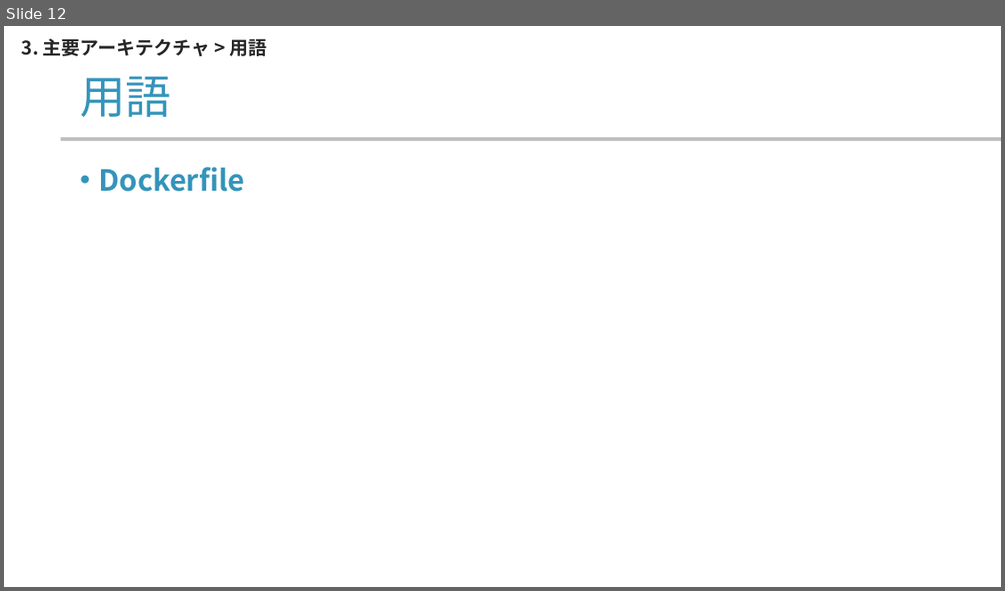
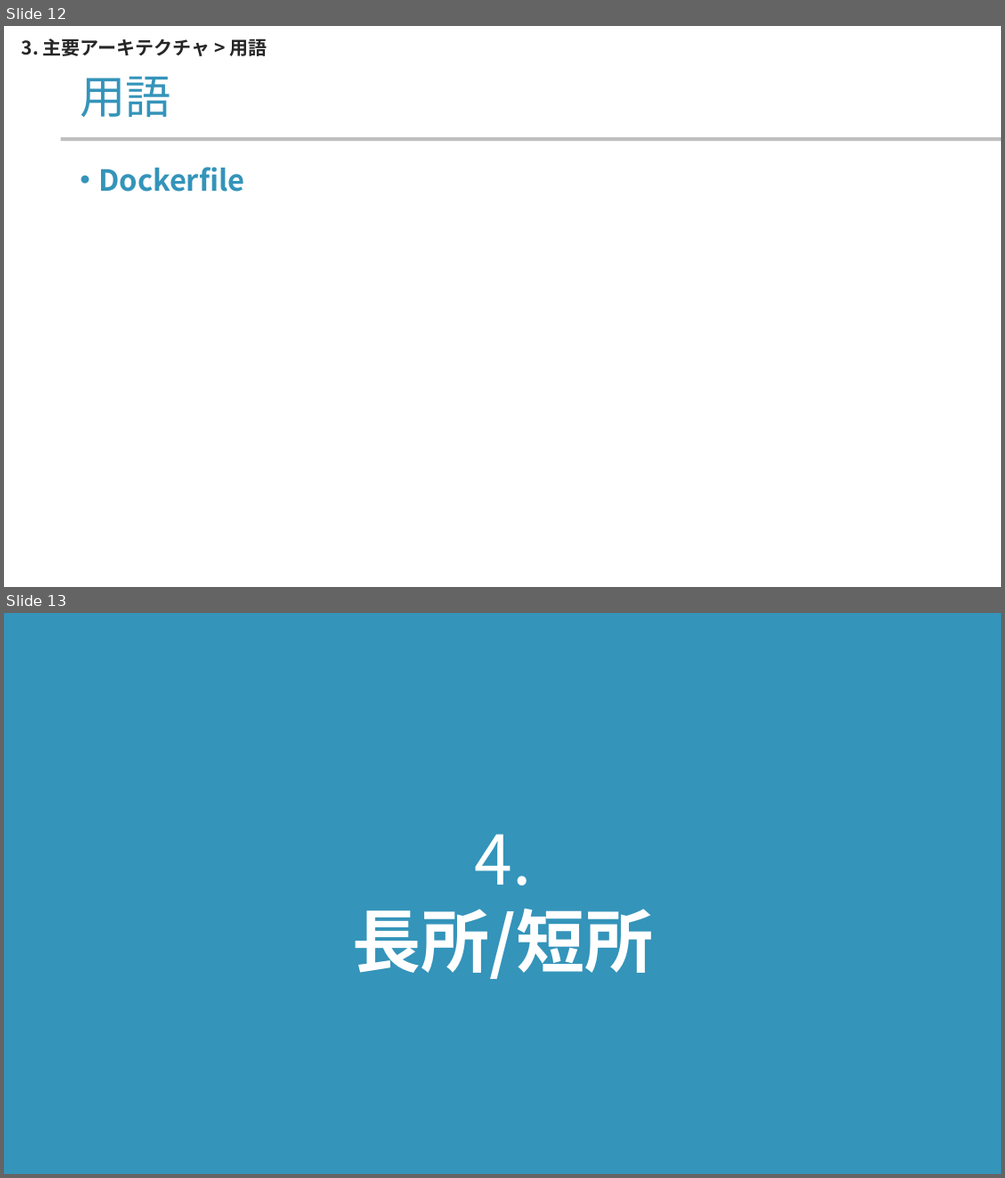
Before and after one commit to yamada-ai/java-prac, a slide deck: docker-container.pptx. Shown one above the other, each under a label of ours: slide 12 before the commit, slides 12 and 13 after it. The pictures are 1005x591 and 1005x1178 pixels, drawn with LibreOffice and Linux fonts; fonts in the diff are those of the drawing; background and template pictures are left out. Boxes give left, top, right and bottom in pixels: in the first picture for what was removed or moved away, otherwise in the second. Text is boxed around its words. In the diff, an @@ line names an element or a change of style, - is before the commit and + after.

```diff
--- a/docker-container.pptx
+++ b/docker-container.pptx
@@ slide 13 added at bbox=[4, 613, 1001, 1174], background #3494BA @@
@@ text added at bbox=[353, 834, 654, 979], 66 pt, text #FFFFFF, bold @@
+4.
+長所/短所
```
Also in this commit, not shown: 2 other slides added.
